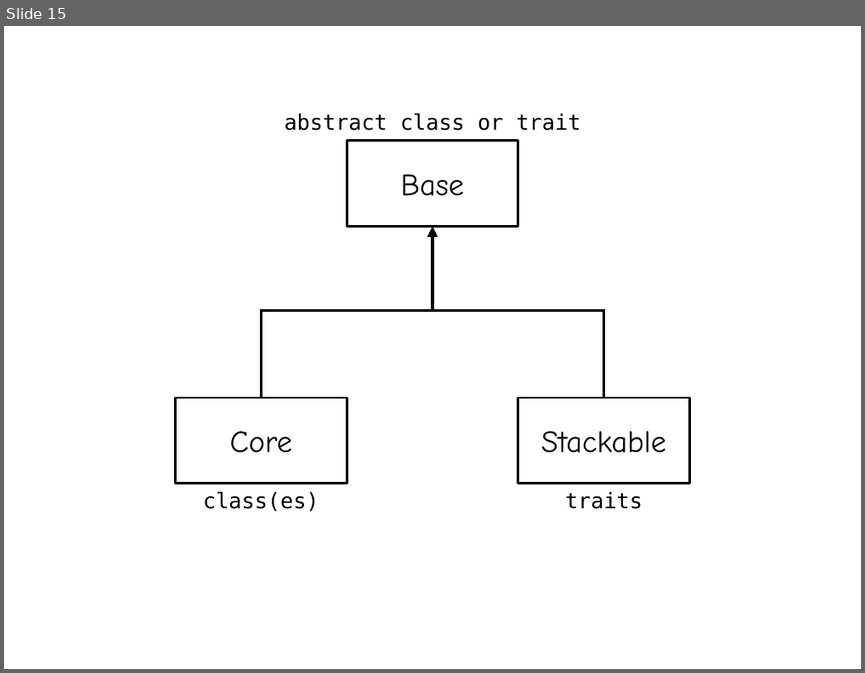
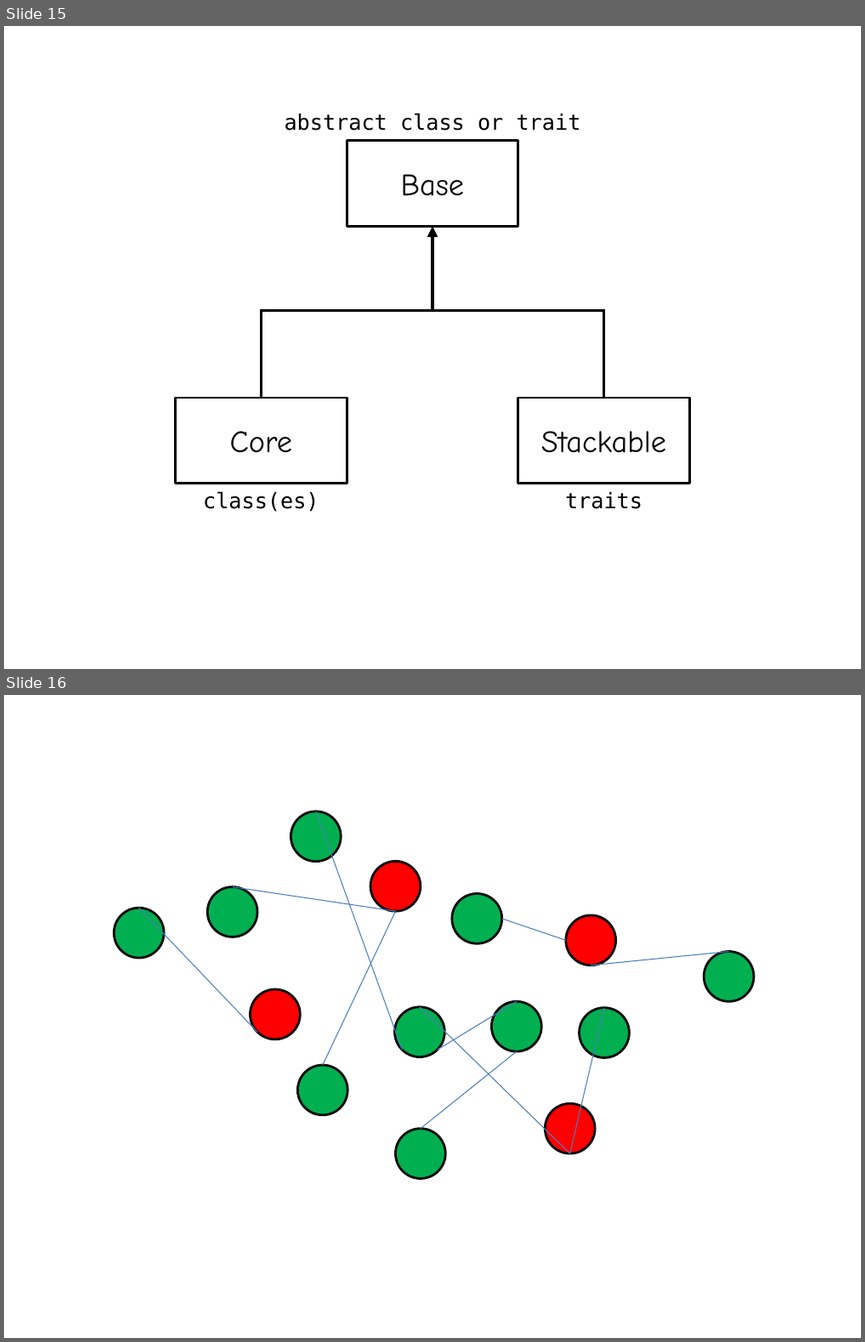
Before and after one commit to agilesteel/Papers, a slide deck: ScalaLecture/source/resources/Graphics.pptx. Shown one above the other, each under a label of ours: slide 15 before the commit, slides 15 and 16 after it. The pictures are 865x673 and 865x1342 pixels, drawn with LibreOffice and Linux fonts; fonts in the diff are those of the drawing. Boxes give left, top, right and bottom in pixels: in the first picture for what was removed or moved away, otherwise in the second. Text is boxed around its words. In the diff, an @@ line names an element or a change of style, - is before the commit and + after.

```diff
--- a/ScalaLecture/source/resources/Graphics.pptx
+++ b/ScalaLecture/source/resources/Graphics.pptx
@@ slide 16 added at (4,695,861,1338), background #FFFFFF @@
@@ ellipse added at (291,811,341,862), fill #00B050, outline #0D0D0D 2 pt @@
@@ line added from (402, 1049) to (316, 811), #4B7EBC 0.75 pt @@
@@ ellipse added at (370,862,420,911), fill #FF0000, outline #0D0D0D 2 pt @@
@@ ellipse added at (207,887,256,936), fill #00B050, outline #0D0D0D 2 pt @@
@@ line added from (396, 911) to (233, 887), #4B7EBC 0.75 pt @@
@@ ellipse added at (452,894,502,943), fill #00B050, outline #0D0D0D 2 pt @@
@@ ellipse added at (114,907,163,957), fill #00B050, outline #0D0D0D 2 pt @@
@@ line added from (138, 907) to (257, 1032), #4B7EBC 0.75 pt @@
@@ line added from (396, 911) to (323, 1065), #4B7EBC 0.75 pt @@
@@ line added from (566, 940) to (502, 919), #4B7EBC 0.75 pt @@
@@ ellipse added at (566,915,616,965), fill #FF0000, outline #0D0D0D 2 pt @@
@@ line added from (590, 965) to (729, 951), #4B7EBC 0.75 pt @@
@@ ellipse added at (704,951,754,1001), fill #00B050, outline #0D0D0D 2 pt @@
@@ ellipse added at (250,989,300,1038), fill #FF0000, outline #0D0D0D 2 pt @@
@@ ellipse added at (395,1007,444,1056), fill #00B050, outline #0D0D0D 2 pt @@
@@ line added from (569, 1153) to (420, 1007), #4B7EBC 0.75 pt @@
@@ line added from (438, 1049) to (517, 1001), #4B7EBC 0.75 pt @@
@@ ellipse added at (492,1001,541,1050), fill #00B050, outline #0D0D0D 2 pt @@
@@ line added from (569, 1153) to (604, 1008), #4B7EBC 0.75 pt @@
@@ ellipse added at (579,1008,629,1057), fill #00B050, outline #0D0D0D 2 pt @@
@@ line added from (517, 1051) to (420, 1129), #4B7EBC 0.75 pt @@
@@ ellipse added at (298,1065,347,1115), fill #00B050, outline #0D0D0D 2 pt @@
@@ ellipse added at (545,1103,595,1152), fill #FF0000, outline #0D0D0D 2 pt @@
@@ ellipse added at (396,1129,445,1179), fill #00B050, outline #0D0D0D 2 pt @@
```
Also in this commit, not shown: 11 other slides added, 17 other files.
